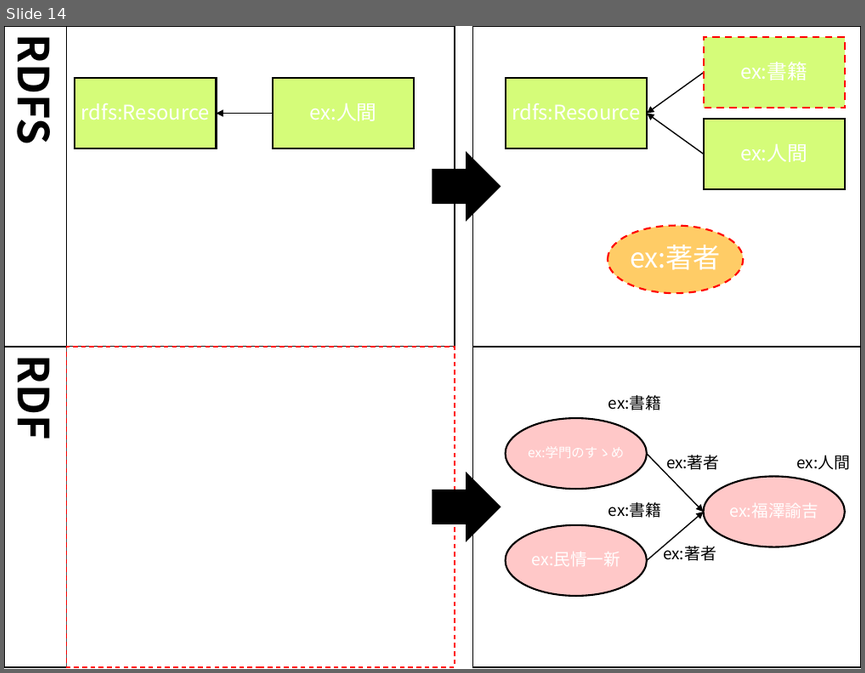
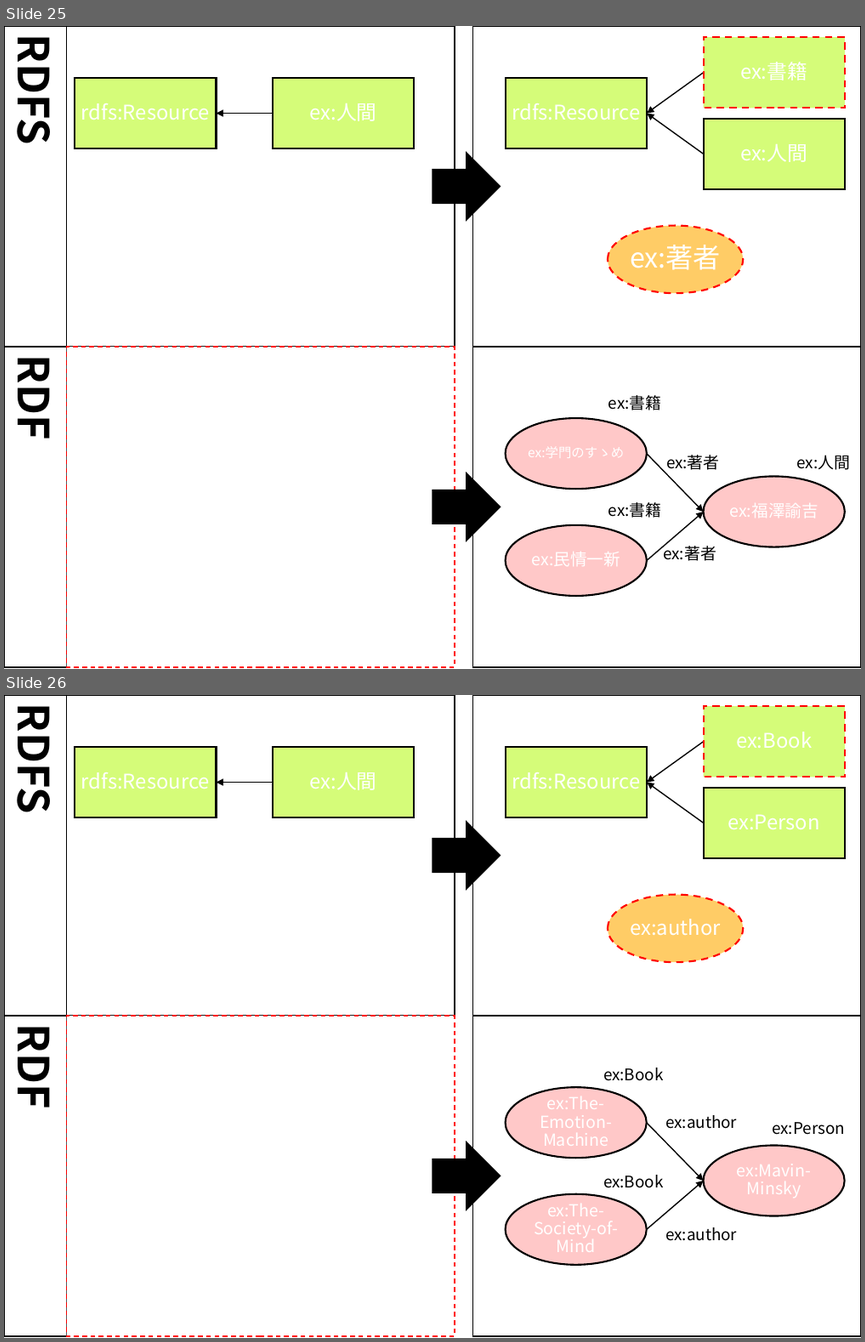
Before and after one commit to mr-3/mrcube-ja-docs, a slide deck: docs/source/figures/mrcube_figures.pptx. Shown one above the other, each under a label of ours: slide 14 before the commit, slides 25 and 26 after it. The pictures are 865x673 and 865x1342 pixels, drawn with LibreOffice and Linux fonts; fonts in the diff are those of the drawing. Boxes give left, top, right and bottom in pixels: in the first picture for what was removed or moved away, otherwise in the second. Text is boxed around its words. In the diff, an @@ line names an element or a change of style, - is before the commit and + after.

```diff
--- a/docs/source/figures/mrcube_figures.pptx
+++ b/docs/source/figures/mrcube_figures.pptx
@@ slide 26 added at (x1=4, y1=695, x2=861, y2=1338), background #FFFFFF @@
@@ rectangle added at (x1=4, y1=695, x2=67, y2=1015), fill #FFFFFF, outline #000000 1 pt, 36 pt, text #000000, bold @@
+RDFS
@@ rectangle added at (x1=67, y1=695, x2=454, y2=1015), fill #FFFFFF, outline #000000 1 pt @@
@@ rectangle added at (x1=472, y1=695, x2=861, y2=1015), fill #FFFFFF, outline #000000 1 pt @@
@@ group added at (x1=75, y1=747, x2=415, y2=817): 2 rectangles, 2 texts, 1 freeform shape @@
+rdfs:Resource
+ex:人間
@@ right arrow added at (x1=432, y1=822, x2=500, y2=890), fill #000000, outline #000000 1 pt @@
@@ group added at (x1=506, y1=706, x2=845, y2=858): 3 rectangles, 3 texts, 2 freeform shapes @@
+rdfs:Resource
+ex:Book
+ex:Person
@@ ellipse added at (x1=608, y1=895, x2=743, y2=962), fill #FFCC66, outline #FF0000 1.5 pt dashed @@
@@ text added at (x1=630, y1=919, x2=721, y2=936), 17 pt, text #FFFFFF @@
+ex:author
@@ rectangle added at (x1=4, y1=1015, x2=67, y2=1336), fill #FFFFFF, outline #000000 1 pt, 36 pt, text #000000, bold @@
+RDF
@@ rectangle added at (x1=67, y1=1015, x2=454, y2=1336), fill #FFFFFF, outline #FF0000 1 pt dashed @@
@@ rectangle added at (x1=472, y1=1015, x2=861, y2=1336), fill #FFFFFF, outline #000000 1 pt @@
@@ text added at (x1=603, y1=1067, x2=663, y2=1081), 13.5 pt, text #000000 @@
+ex:Book
@@ text added at (x1=665, y1=1115, x2=737, y2=1129), 13.5 pt, text #000000 @@
+ex:author
@@ text added at (x1=772, y1=1122, x2=845, y2=1134), 13.5 pt, text #000000 @@
+ex:Person
@@ right arrow added at (x1=432, y1=1142, x2=500, y2=1210), fill #000000, outline #000000 1 pt @@
@@ text added at (x1=603, y1=1174, x2=663, y2=1188), 13.5 pt, text #000000 @@
+ex:Book
@@ group added at (x1=506, y1=1088, x2=845, y2=1264): 3 ellipses, 3 texts, 2 freeform shapes @@
+ex:Mavin-Minsky
+ex:The-Emotion-Machine
+ex:The-Society-of-Mind
@@ text added at (x1=665, y1=1227, x2=737, y2=1241), 13.5 pt, text #000000 @@
+ex:author
@@ what was slide 14 is now slide 25 @@
```
Also in this commit, not shown: 4 slides changed, 11 other slides added, 5 other files.
